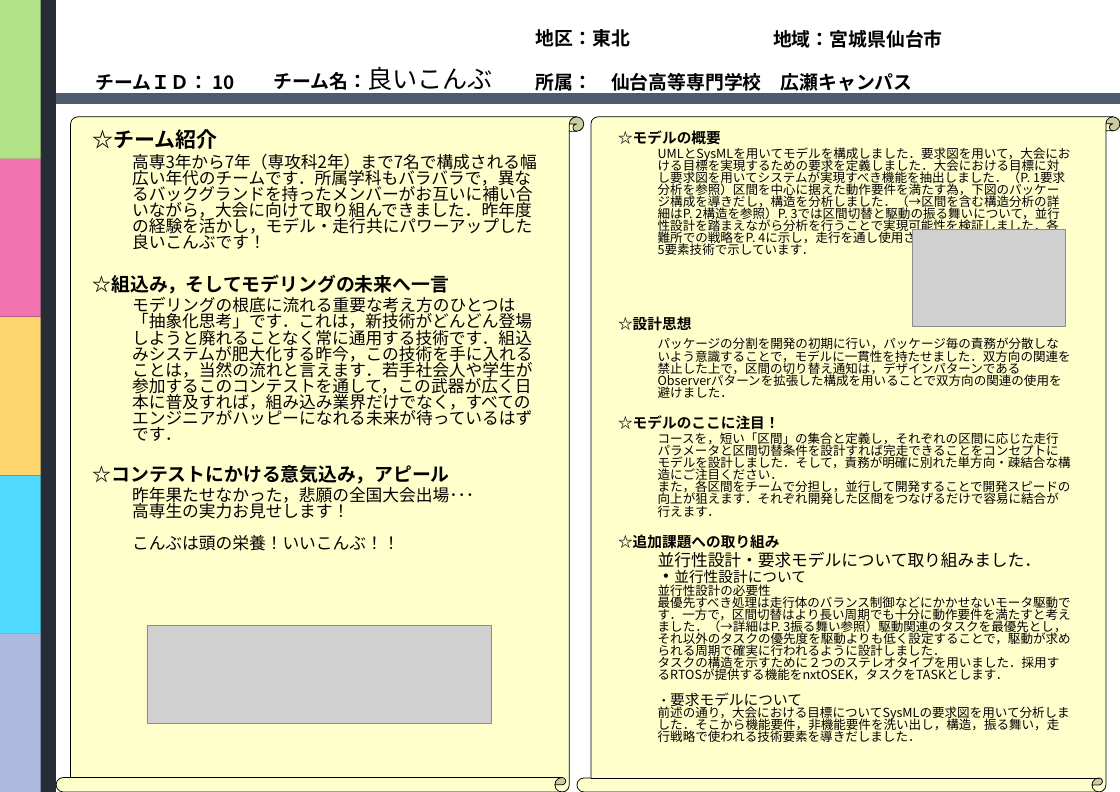
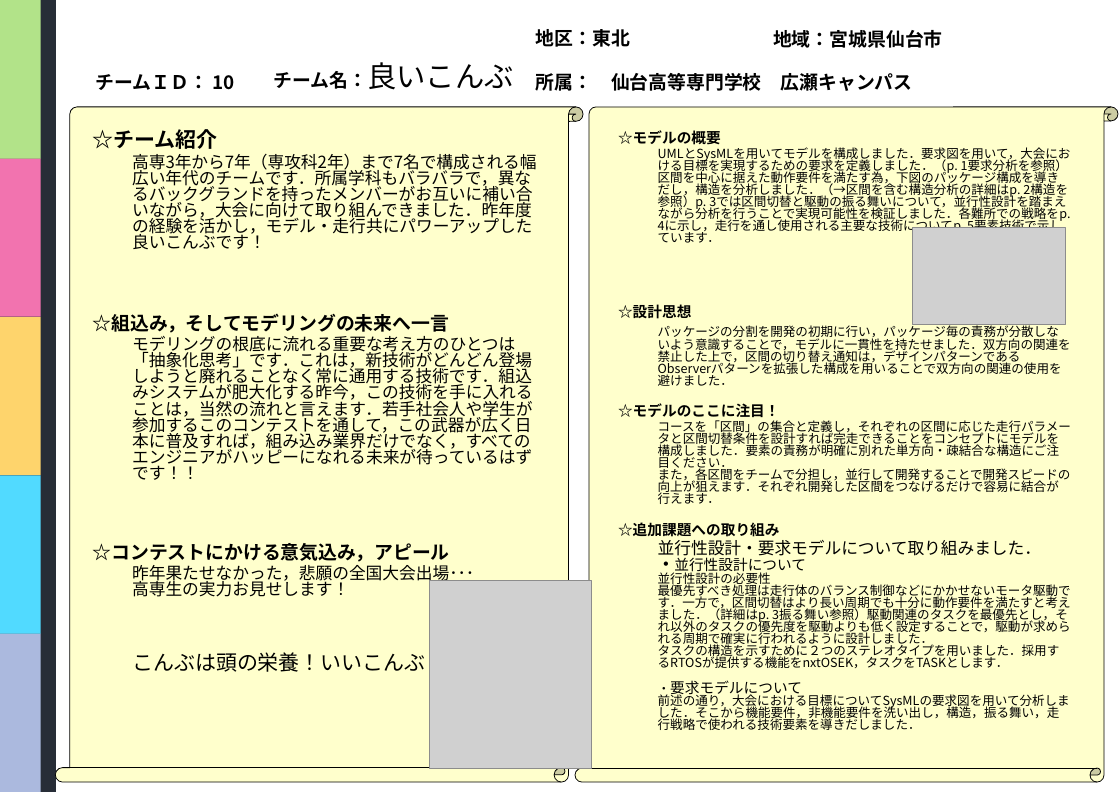
Before and after one commit to class-snct-rikitakelab/e-konbu2012, a slide deck: slide 1 of models/モデルシートv3.pptx. Drawn at 1120x792 pixels with LibreOffice and Linux fonts; fonts in the diff are those of the drawing; grey boxes stand for pictures; background and template pictures are left out. Boxes give left, top, right and bottom in pixels: in the first picture for what was removed or moved away, otherwise in the second. Text is boxed around its words. In the diff, an @@ line names an element or a change of style, - is before the commit and + after.

```diff
--- a/models/モデルシートv3.pptx
+++ b/models/モデルシートv3.pptx
@@ text "チーム名：良いこんぶ" at <box>274,62,513,90</box>: size 24 to 28 pt in "チーム名：良いこんぶ" @@
@@ vertical scroll: place and size @@
-vertical scroll at <box>56,117,583,791</box>
+vertical scroll at <box>55,107,583,782</box>
@@ rectangle removed at <box>56,93,1119,103</box> @@
@@ vertical scroll: place and size @@
-vertical scroll at <box>577,117,1119,791</box>
+vertical scroll at <box>575,107,1118,782</box>
@@ text at <box>658,144,1071,234</box>: text changed @@
-UMLとSysMLを用いてモデルを構成しました．要求図を用いて，大会における目標を実現するための要求を定義しました．大会における目標に対し要求図を用いてシステムが実現すべき機能を抽出しました．（P. 1要求分析を参照）区間を中心に据えた動作要件を満たす為，下図のパッケージ構成を導きだし，構造を分析しました．（→区間を含む構造分析の詳細はP. 2構造を参照）P. 3では区間切替と駆動の振る舞いについて，並行性設計を踏まえながら分析を行うことで実現可能性を検証しました．各難所での戦略をP. 4に示し，走行を通し使用される主要な技術についてP. 5要素技術で示しています．
+UMLとSysMLを用いてモデルを構成しました．要求図を用いて，大会における目標を実現するための要求を定義しました．（p. 1要求分析を参照）区間を中心に据えた動作要件を満たす為，下図のパッケージ構成を導きだし，構造を分析しました．（→区間を含む構造分析の詳細はp. 2構造を参照）p. 3では区間切替と駆動の振る舞いについて，並行性設計を踏まえながら分析を行うことで実現可能性を検証しました．各難所での戦略をp. 4に示し，走行を通し使用される主要な技術についてp. 5要素技術で示しています．
@@ text at <box>132,336,533,480</box>: text changed @@
-モデリングの根底に流れる重要な考え方のひとつは「抽象化思考」です．これは，新技術がどんどん登場しようと廃れることなく常に通用する技術です．組込みシステムが肥大化する昨今，この技術を手に入れることは，当然の流れと言えます．若手社会人や学生が参加するこのコンテストを通して，この武器が広く日本に普及すれば，組み込み業界だけでなく，すべてのエンジニアがハッピーになれる未来が待っているはずです．
+モデリングの根底に流れる重要な考え方のひとつは「抽象化思考」です．これは，新技術がどんどん登場しようと廃れることなく常に通用する技術です．組込みシステムが肥大化する昨今，この技術を手に入れることは，当然の流れと言えます．若手社会人や学生が参加するこのコンテストを通して，この武器が広く日本に普及すれば，組み込み業界だけでなく，すべてのエンジニアがハッピーになれる未来が待っているはずです！！
@@ text at <box>658,420,1071,504</box>: text changed @@
-コースを，短い「区間」の集合と定義し，それぞれの区間に応じた走行パラメータと区間切替条件を設計すれば完走できることをコンセプトにモデルを設計しました．そして，責務が明確に別れた単方向・疎結合な構造にご注目ください．
-また，各区間をチームで分担し，並行して開発することで開発スピードの向上が狙えます．それぞれ開発した区間をつなげるだけで容易に結合が行えます．
+コースを「区間」の集合と定義し，それぞれの区間に応じた走行パラメータと区間切替条件を設計すれば完走できることをコンセプトにモデルを構成しました．要素の責務が明確に別れた単方向・疎結合な構造にご注目ください．
+また，各区間をチームで分担し，並行して開発することで開発スピードの向上が狙えます．それぞれ開発した区間をつなげるだけで容易に結合が行えます．
@@ text at <box>132,565,474,675</box>: text changed @@
-昨年果たせなかった，悲願の全国大会出場･･･
-高専生の実力お見せします！
-こんぶは頭の栄養！いいこんぶ！！
+昨年果たせなかった，悲願の全国大会出場･･･
+高専生の実力お見せします！
+こんぶは頭の栄養！いいこんぶ！
@@ text at <box>658,540,1071,730</box>: text changed @@
-並行性設計・要求モデルについて取り組みました．
-・並行性設計について
-並行性設計の必要性
-最優先すべき処理は走行体のバランス制御などにかかせないモータ駆動です．一方で，区間切替はより長い周期でも十分に動作要件を満たすと考えました．（→詳細はP. 3振る舞い参照）駆動関連のタスクを最優先とし，それ以外のタスクの優先度を駆動よりも低く設定することで，駆動が求められる周期で確実に行われるように設計しました．
-タスクの構造を示すために２つのステレオタイプを用いました．採用するRTOSが提供する機能をnxtOSEK，タスクをTASKとします．
-・要求モデルについて
-前述の通り，大会における目標についてSysMLの要求図を用いて分析しました．そこから機能要件，非機能要件を洗い出し，構造，振る舞い，走行戦略で使われる技術要素を導きだしました．
+並行性設計・要求モデルについて取り組みました．
+・並行性設計について
+並行性設計の必要性
+最優先すべき処理は走行体のバランス制御などにかかせないモータ駆動です．一方で，区間切替はより長い周期でも十分に動作要件を満たすと考えました．（詳細はp. 3振る舞い参照）駆動関連のタスクを最優先とし，それ以外のタスクの優先度を駆動よりも低く設定することで，駆動が求められる周期で確実に行われるように設計しました．
+タスクの構造を示すために２つのステレオタイプを用いました．採用するRTOSが提供する機能をnxtOSEK，タスクをTASKとします．
+・要求モデルについて
+前述の通り，大会における目標についてSysMLの要求図を用いて分析しました．そこから機能要件，非機能要件を洗い出し，構造，振る舞い，走行戦略で使われる技術要素を導きだしました．
@@ picture added at <box>430,580,592,767</box> @@
@@ picture removed at <box>147,625,491,723</box> @@
```
Also in this commit, not shown: 5 other slides changed, 2 other files.
